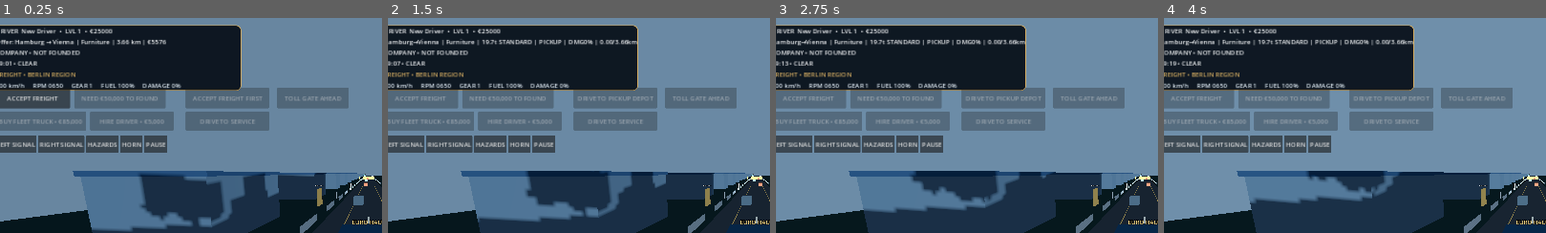
Above: before the commit, frames 1-4 (left to right).
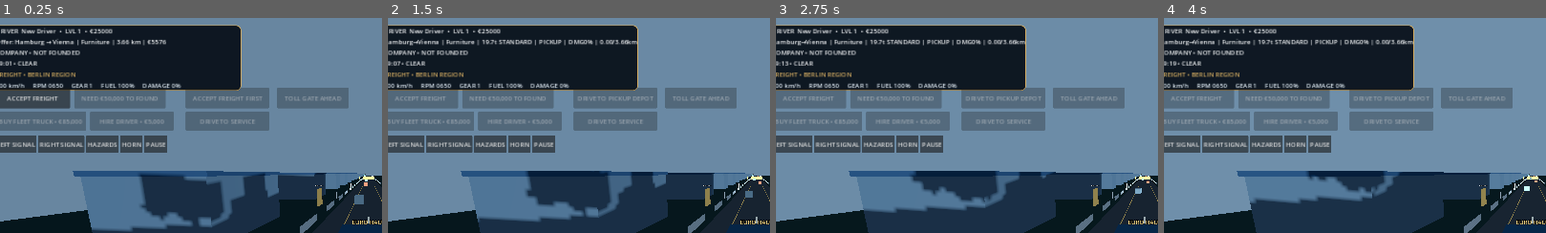
Above: after the commit, the same moments.

Repository: haseebop668-a11y/EURO-HAUL
Game: Godot game, scene res://Scenes/Main.tscn
The game is run twice, just before and just after one commit, with the same random seed, the same clock (stepped at 60 frames per second) and the same inputs.
Inputs:
- Up to frame 1 (0.25 s): no input
- Up to frame 2 (1.5 s): click "ACCEPT FREIGHT" at 0.5 s; click "◀" at 1.25 s
- Up to frame 3 (2.75 s): click "BRAKE" at 2 s
- Up to frame 4 (4 s): click "GAS" at 2.75 s; click "RETARDER" at 3.5 s
The pictures show only the part of the screen within x 2-52%, y 0-50%; the shares and areas given below are measured in that part.

The runs differ from the first frame. In frame 1, less than 0.1% of the frame differs, in the area x 92-97%, y 74-88%; in frame 2, 0.2%; in frame 3, 0.2%, in the area x 92-98%, y 73-88%; in frame 4, 0.2%.

Commit message:
fix: configure traffic collision masks and update position through a safe vector

Diff:
--- a/Godot/Scripts/traffic_vehicle.gd
+++ b/Godot/Scripts/traffic_vehicle.gd
@@ -16,6 +16,8 @@
 var traffic_neighbors: Array[EuroHaulTrafficVehicle] = []
 
 func _ready() -> void:
+	collision_layer = 1
+	collision_mask = 7
 	speed_kmh = cruise_speed_kmh
 	_base_lane_x = lane_x
 	_phase = absf(global_position.z)
@@ -23,14 +25,17 @@
 func _physics_process(delta: float) -> void:
 	_phase += maxf(20.0, speed_kmh) / 3.6 * delta
 	var target_z := -fmod(_phase, route_length)
-	global_position.z = target_z
 	_update_player_avoidance(delta)
-	global_position.x = move_toward(global_position.x, lane_x, lane_change_speed * delta)
+	var next_position := global_position
+	next_position.z = target_z
+	next_position.x = move_toward(next_position.x, lane_x, lane_change_speed * delta)
+	global_position = next_position
 
 func _update_player_avoidance(delta: float) -> void:
 	if not is_instance_valid(player_target):
 		lane_x = _base_lane_x
 		_avoidance_active = false
+		speed_kmh = move_toward(speed_kmh, cruise_speed_kmh, 8.0 * delta)
 		return
 
 	var gap_ahead := _signed_loop_gap(player_target.global_position.z, global_position.z)
